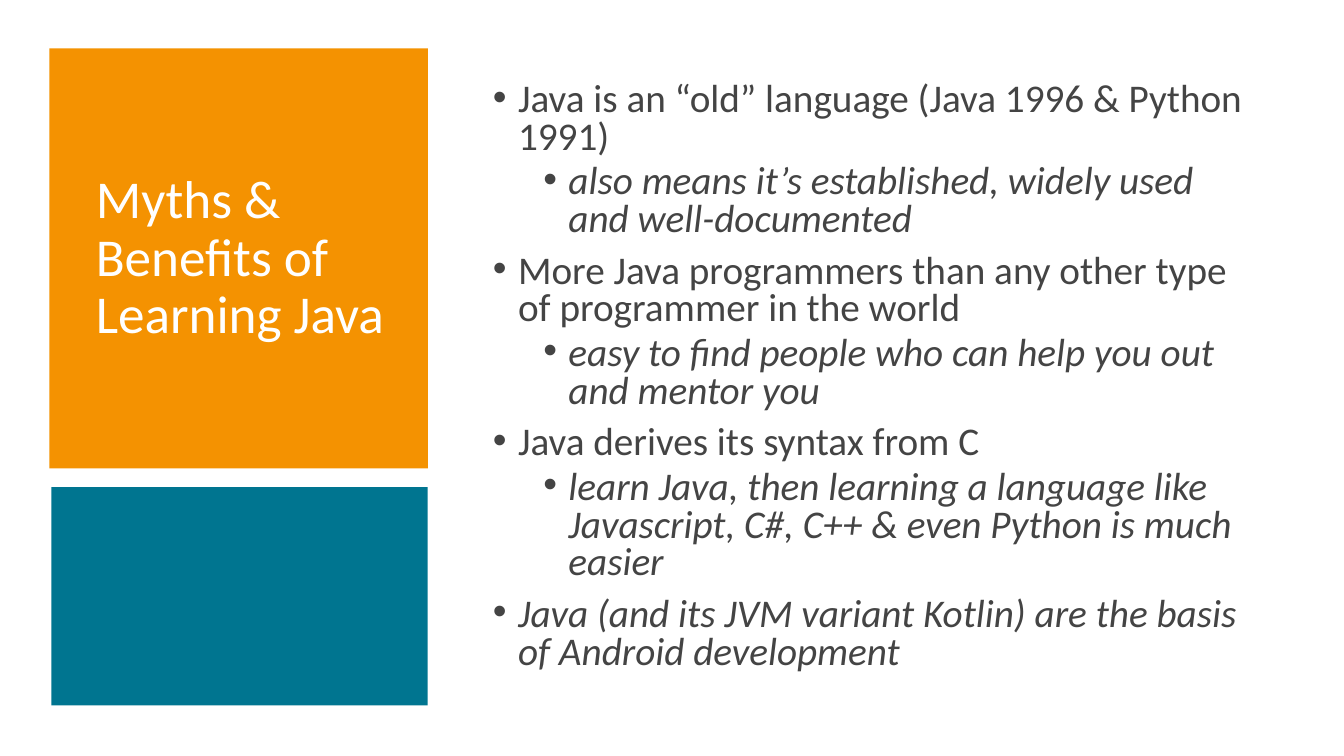
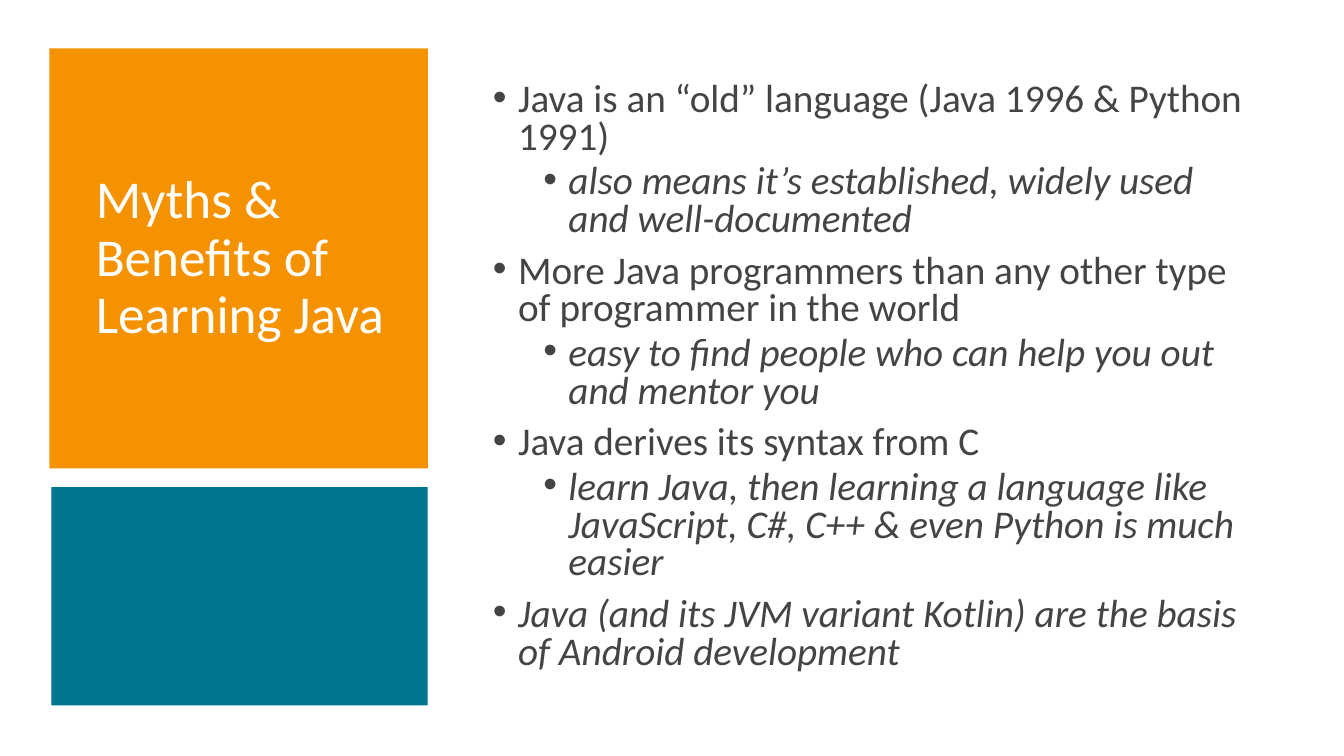
Before and after one commit to omniprof/JCP_EC_Education_WG_Presentation, a slide deck: slide 3 of Java in Education For JUGs 2.0 with notes.pptx. Drawn at 1344x756 pixels with LibreOffice and Linux fonts; fonts in the diff are those of the drawing. Boxes give left, top, right and bottom in pixels: in the first picture for what was removed or moved away, otherwise in the second. Text is boxed around its words. In the diff, an @@ line names an element or a change of style, - is before the commit and + after.

```diff
--- a/Java in Education For JUGs 2.0 with notes.pptx
+++ b/Java in Education For JUGs 2.0 with notes.pptx
@@ text at <box>568,472,1234,576</box>: text changed @@
-  • learn Java, then learning a language like Javascript, C#, C++ & even Python is much easier
+  • learn Java, then learning a language like JavaScript, C#, C++ & even Python is much easier
```
Also in this commit, not shown: 2 other slides changed, 1 other file.
